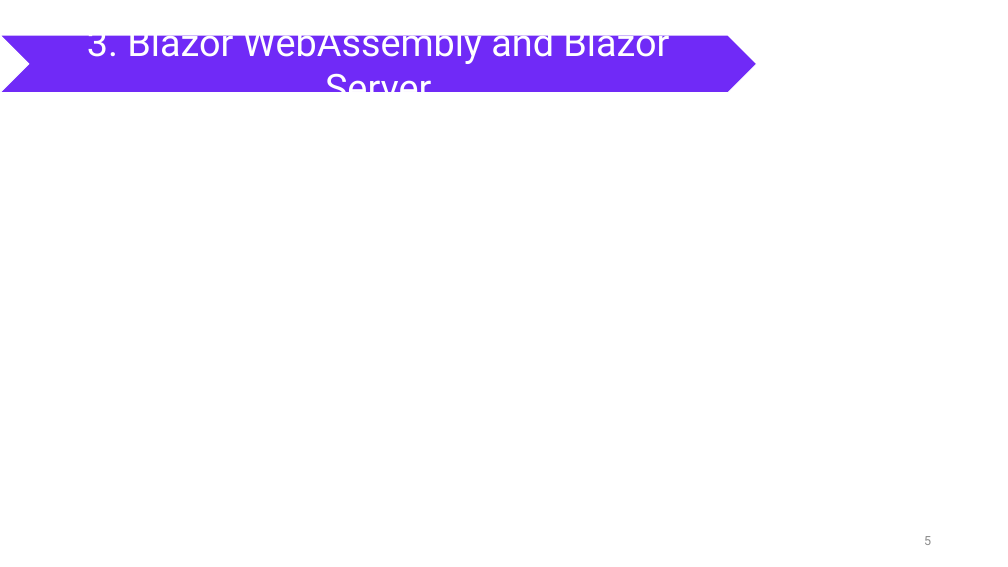
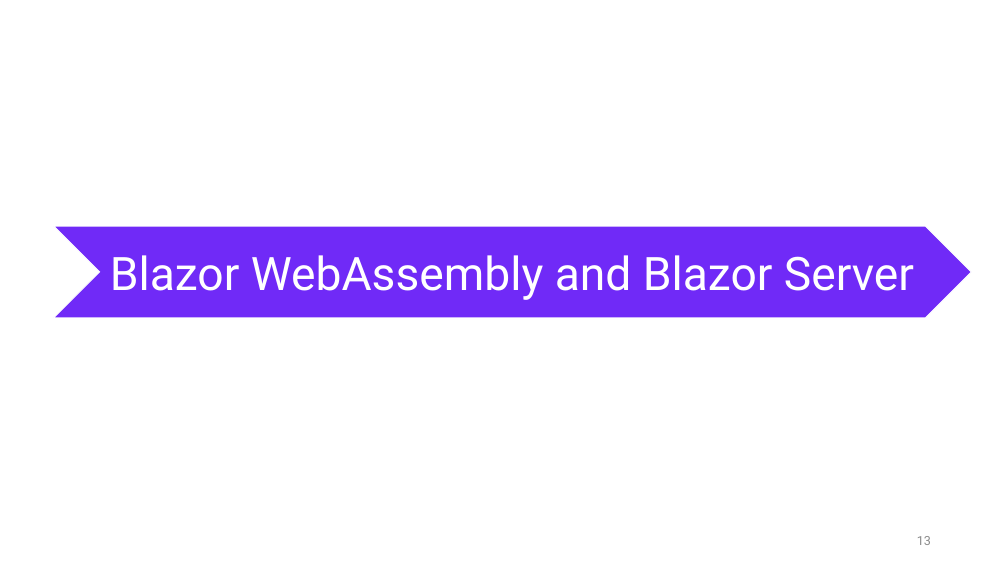
Before and after one commit to nguyenhoanthienit/blazor, a slide deck: slide 13 of Documents/seminar.pptx (slide 5 before the commit). Drawn at 1008x567 pixels with LibreOffice and Linux fonts; fonts in the diff are those of the drawing. Boxes give left, top, right and bottom in pixels: in the first picture for what was removed or moved away, otherwise in the second. Text is boxed around its words. In the diff, an @@ line names an element or a change of style, - is before the commit and + after.

```diff
--- a/Documents/seminar.pptx
+++ b/Documents/seminar.pptx
@@ chevron "Blazor WebAssembly and Blazor Server": place and size @@
-chevron "Blazor WebAssembly and Blazor Server" at <box>0,36,757,93</box>
+chevron "Blazor WebAssembly and Blazor Server" at <box>54,226,972,318</box>
@@ text in chevron at <box>110,255,914,300</box>: text changed; size 36 to 44 pt @@
-3. Blazor WebAssembly and Blazor Server
+Blazor WebAssembly and Blazor Server
@@ page number at <box>917,536,931,545</box>: text changed @@
-5
+13
```
Also in this commit, not shown: 3 other slides changed, 13 slides added, 1 slide removed, 11 other files.
